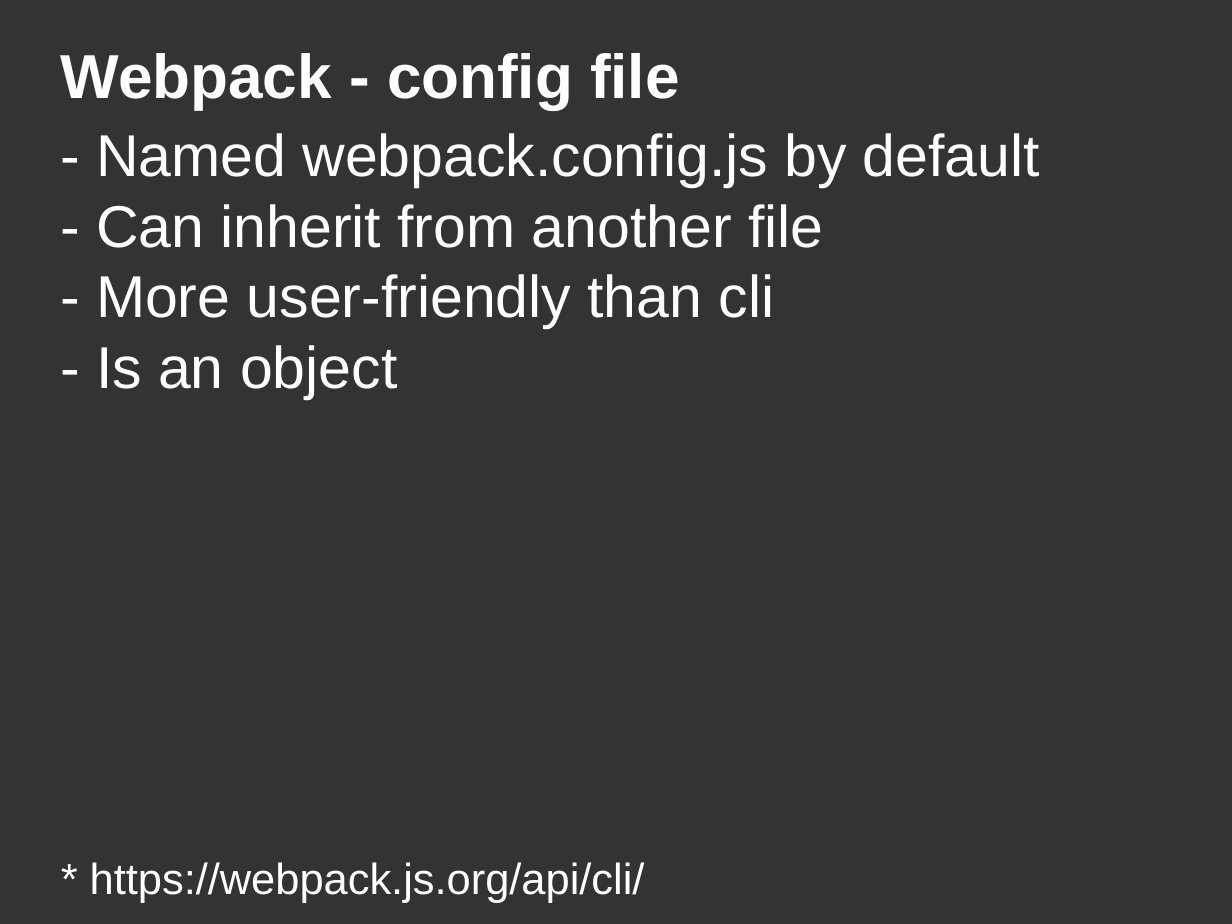
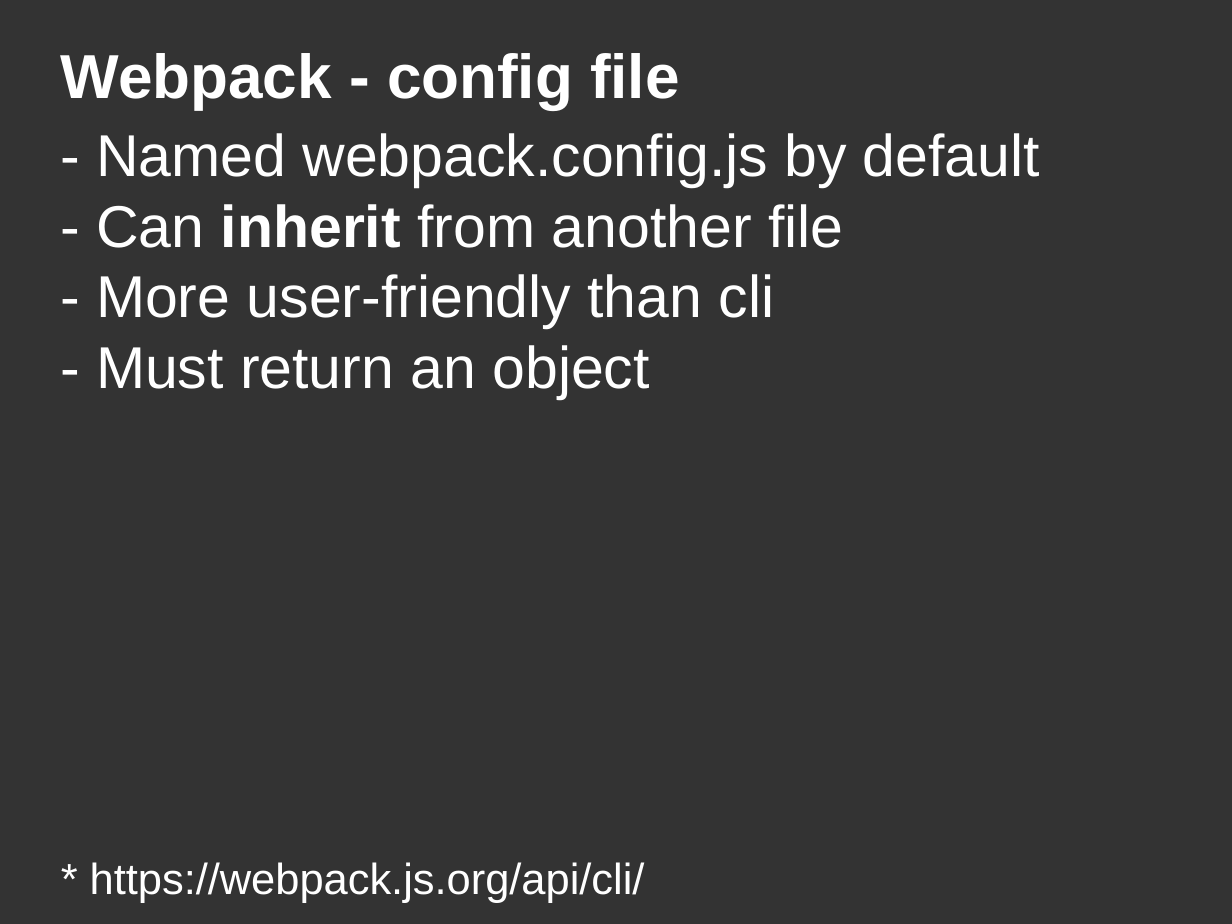
Before and after one commit to DanYellow/misc-tests, a slide deck: slide 29 of webpack-presentation-examples/webpack-presentation.odp. Drawn at 1232x924 pixels with LibreOffice and Linux fonts; fonts in the diff are those of the drawing. Boxes give left, top, right and bottom in pixels: in the first picture for what was removed or moved away, otherwise in the second. Text is boxed around its words. In the diff, an @@ line names an element or a change of style, - is before the commit and + after.

Commit message:
Updates presentation

```diff
--- a/webpack-presentation-examples/webpack-presentation.odp
+++ b/webpack-presentation-examples/webpack-presentation.odp
@@ title at bbox=[96, 133, 1040, 399]: text changed @@
-- Named webpack.config.js by default
-- Can inherit from another file
-- More user-friendly than cli
-- Is an object
+- Named webpack.config.js by default
+- Can inherit from another file
+- More user-friendly than cli
+- Must return an object
```
Also in this commit, not shown: 3 other slides changed, 4 other files.
